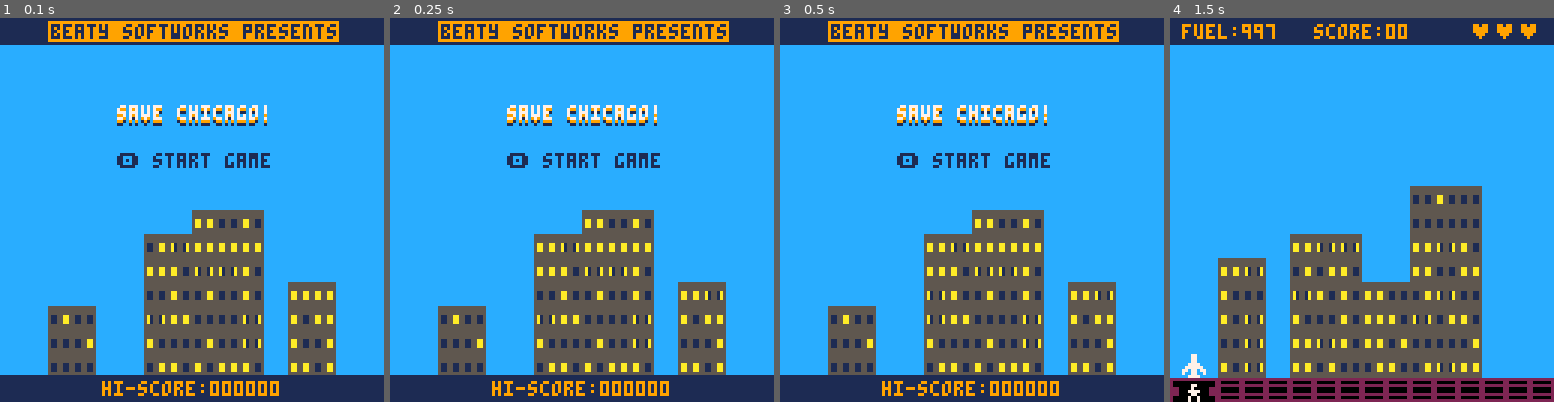
Above: before the commit, frames 1-4 (left to right).
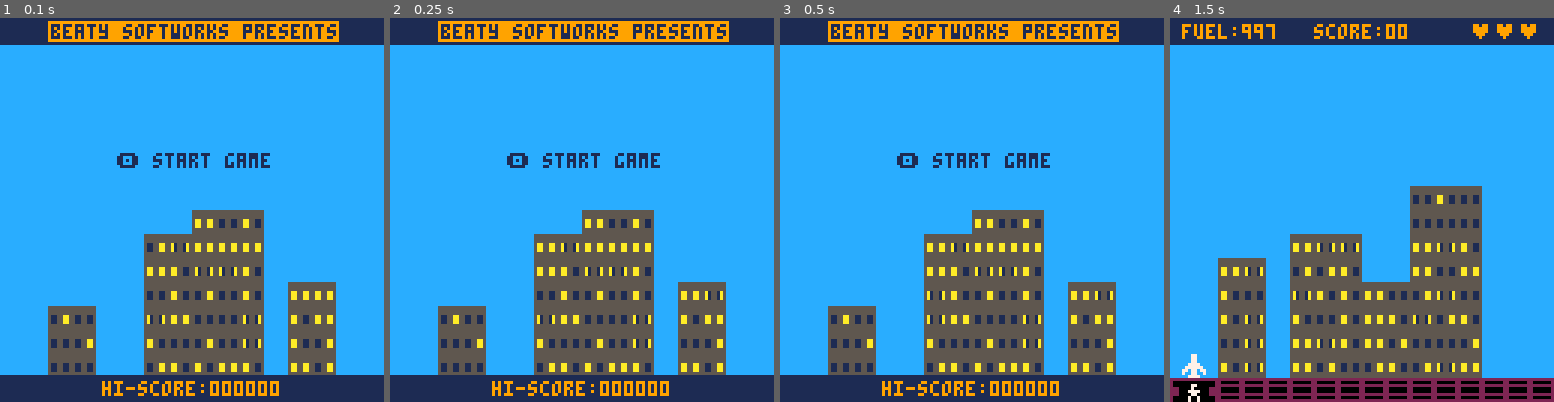
Above: after the commit, the same moments.

Repository: natebeaty/savepicoville
Game: PICO-8 cartridge savechicago.p8
Same seed, same stepped clock (60 frames per second), same inputs: the game is played once before the commit and once after it.
Inputs:
- Up to frame 1 (0.1 s): no input
- Up to frame 2 (0.25 s): no input
- Up to frame 3 (0.5 s): tap X (X key) at 0.33 s
- Up to frame 4 (1.5 s): tap O (Z key) at 0.7 s; tap X (X key) at 1.07 s

The runs differ from the first frame. In frame 1, 1.3% of the frame differs, in the area x 30-70%, y 22-29%; in frame 2, 1.3%; in frame 3, 1.3%; in frame 4, nothing differs.

Commit message:
add title sprite with rotating colors

Diff:
--- a/buildings.lua
+++ b/buildings.lua
@@ -139,6 +139,7 @@
     else
       if this.t%3<2 then sprite=24 else sprite=25 end
     end
+    -- screen_shake(0.005)
     pset(this.x+rnd(10)-1,this.y+rnd(10)-1,1)
     pset(this.x+rnd(10)-1,this.y+rnd(10)-1,10)
     spr(sprite,this.x,this.y)
--- a/main.lua
+++ b/main.lua
@@ -15,16 +15,30 @@
   return "0"..pad(string,length-1)
 end
 
+-- check if object offstage
 function is_offstage(obj,offset)
   offset=offset or 0
   return obj.x<0-offset or obj.x>128+offset or obj.x<0-offset or obj.y>128+offset
 end
 
+function screen_shake(offset)
+  local offset_x=16-rnd(32)
+  local offset_y=16-rnd(32)
+  offset_x*=offset
+  offset_y*=offset
+  camera(offset_x,offset_y)
+  offset*=0.95
+  if offset<0.05 then
+    offset=0
+  end
+end
+
 function _init()
   t=0
   level=1
   hiscore=0
   enemieskilled=0
+  clrt={13,14,9,14,13}
   enemyspeed=1
   mode="title"
   explosions={}
@@ -214,9 +228,20 @@
     rectfill(0,0,128,8,1)
     rectfill(16,1,112,7,9)
     print("beaty softworks presents",17,2,1)
-    print("save chicago!",39,31,1)
-    print("save chicago!",39,30,9)
-    print("save chicago!",39,29,7)
+    if (t%6==0) then
+      local foo=deli(clrt,1)
+      add(clrt,foo)
+    end
+    pal(13,clrt[1])
+    spr(64,19,27,12,1)
+    pal(13,clrt[2])
+    spr(64,19,26,12,1)
+    pal(13,10)
+    spr(64,19,25,12,1)
+    pal(13,13)
+    -- print("save chicago!",39,31,1)
+    -- print("save chicago!",39,30,9)
+    -- print("save chicago!",39,29,7)
     print("🅾️ start game",39,45,1)
     rectfill(0,119,128,128,1)
     print("hi-score:"..pad(hiscore.."0",6),34,121,9)
Not shown, changed: spritesheet.png
